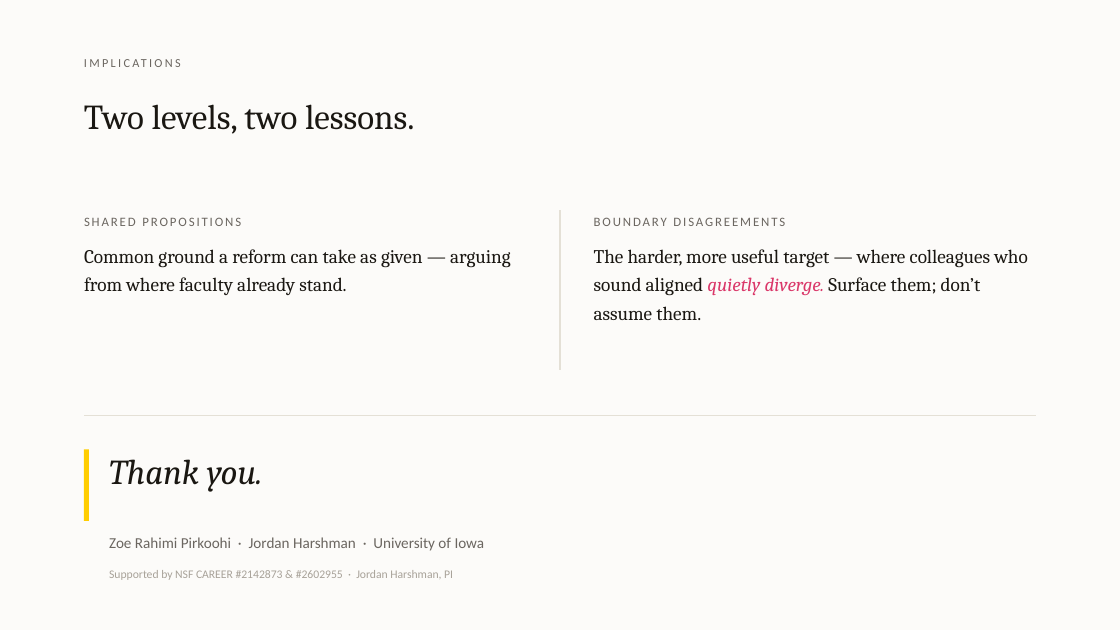
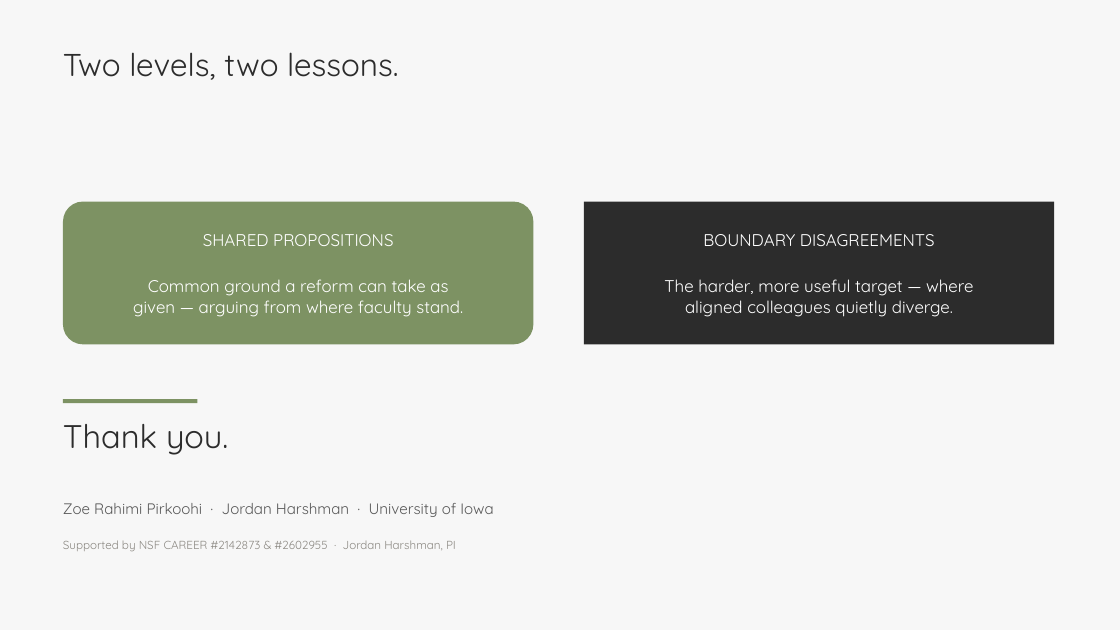
Before and after one commit to 7ahra/resnet_exploration, a slide deck: slide 16 of bcce_2026_faculty_beliefs/BCCE2026_faculty_beliefs.pptx. Drawn at 1120x630 pixels with LibreOffice and Linux fonts; fonts in the diff are those of the drawing; background and template pictures are left out. Boxes give left, top, right and bottom in pixels: in the first picture for what was removed or moved away, otherwise in the second. Text is boxed around its words. In the diff, an @@ line names an element or a change of style, - is before the commit and + after.

```diff
--- a/bcce_2026_faculty_beliefs/BCCE2026_faculty_beliefs.pptx
+++ b/bcce_2026_faculty_beliefs/BCCE2026_faculty_beliefs.pptx
@@ rectangle at (0, 0, 1120, 630): fill #FCFBF9 to #F7F7F7 @@
@@ text "Two levels, two lessons.": place and size @@
-text "Two levels, two lessons." at (84, 104, 415, 134)
+text "Two levels, two lessons." at (63, 52, 398, 80)
@@ text "Two levels, two lessons." at (63, 52, 398, 80): size 30 to 27 pt, font Cambria to Quicksand, text colour #1A1712 to #2C2C2C; line spacing 1 to 1.08 @@
@@ text removed at (84, 55, 924, 81) @@
-IMPLICATIONS
@@ rounded rectangle added at (63, 202, 534, 344), fill #7D9263 @@
@@ text "SHARED PROPOSITIONS": place and size @@
-text "SHARED PROPOSITIONS" at (84, 217, 511, 295)
+text "SHARED PROPOSITIONS" at (133, 234, 463, 317)
@@ text "SHARED PROPOSITIONS" at (133, 234, 463, 317): vertical alignment top to middle @@
@@ rectangle added at (584, 202, 1054, 344), fill #2C2C2C @@
@@ text "BOUNDARY DISAGREEMENTS" at (664, 234, 973, 317): vertical alignment top to middle @@
@@ text "BOUNDARY DISAGREEMENTS": place and size @@
-text "BOUNDARY DISAGREEMENTS" at (594, 217, 1027, 320)
+text "BOUNDARY DISAGREEMENTS" at (664, 234, 973, 317)
@@ text at (203, 234, 393, 246): size 11 to 14.5 pt, font Calibri to Quicksand, text colour #6B6660 to #FFFFFF, letter spacing 1.6 to 0 pt in "SHARED PROPOSITIONS"; alignment left to centre; line spacing 1.24 to 1.02; less space between paragraphs @@
@@ line removed from (560, 210) to (560, 370) @@
@@ text at (703, 234, 935, 246): size 11 to 14.5 pt, font Calibri to Quicksand, text colour #6B6660 to #FFFFFF, letter spacing 1.6 to 0 pt in "BOUNDARY DISAGREEMENTS"; alignment left to centre; line spacing 1.24 to 1.02; less space between paragraphs @@
@@ text at (133, 279, 463, 317): text changed; size 16.5 to 14.5 pt; font Cambria to Quicksand; text colour #1A1712 to #FFFFFF @@
-Common ground a reform can take as given — arguing from where faculty already stand.
+Common ground a reform can take as
+given — arguing from where faculty stand.
@@ text at (664, 279, 973, 317): text changed; size 16.5 to 14.5 pt; font Cambria to Quicksand; text colour #1A1712 to #FFFFFF @@
-The harder, more useful target — where colleagues who sound aligned quietly diverge. Surface them; don’t assume them.
+The harder, more useful target — where
+aligned colleagues quietly diverge.
@@ text "Thank you.": place and size @@
-text "Thank you." at (109, 459, 263, 492)
+text "Thank you." at (63, 424, 228, 455)
@@ text "Thank you." at (63, 424, 228, 455): size 30 to 28 pt, font Cambria to Quicksand, text colour #1A1712 to #2C2C2C, italic off @@
@@ rectangle: place and size @@
-rectangle at (84, 450, 89, 521)
+rectangle at (63, 399, 197, 403)
@@ rectangle at (63, 399, 197, 403): fill #FFCD00 to #7D9263 @@
@@ line removed from (84, 416) to (1036, 416) @@
@@ text "Zoe Rahimi Pirkoohi · Jordan ...": place and size @@
-text "Zoe Rahimi Pirkoohi · Jordan ..." at (109, 537, 485, 551)
+text "Zoe Rahimi Pirkoohi · Jordan ..." at (63, 503, 493, 517)
@@ text "Zoe Rahimi Pirkoohi · Jordan ..." at (63, 503, 493, 517): font Calibri to Quicksand, text colour #6B6660 to #595959 @@
@@ text "Supported by NSF CAREER #2142873 ...": place and size @@
-text "Supported by NSF CAREER #2142873 ..." at (109, 570, 453, 580)
+text "Supported by NSF CAREER #2142873 ..." at (63, 540, 456, 551)
@@ text "Supported by NSF CAREER #2142873 ..." at (63, 540, 456, 551): font Calibri to Quicksand, text colour #A8A299 to #8C8983 @@
```
Also in this commit, not shown: 15 other slides changed, 6 other files.
